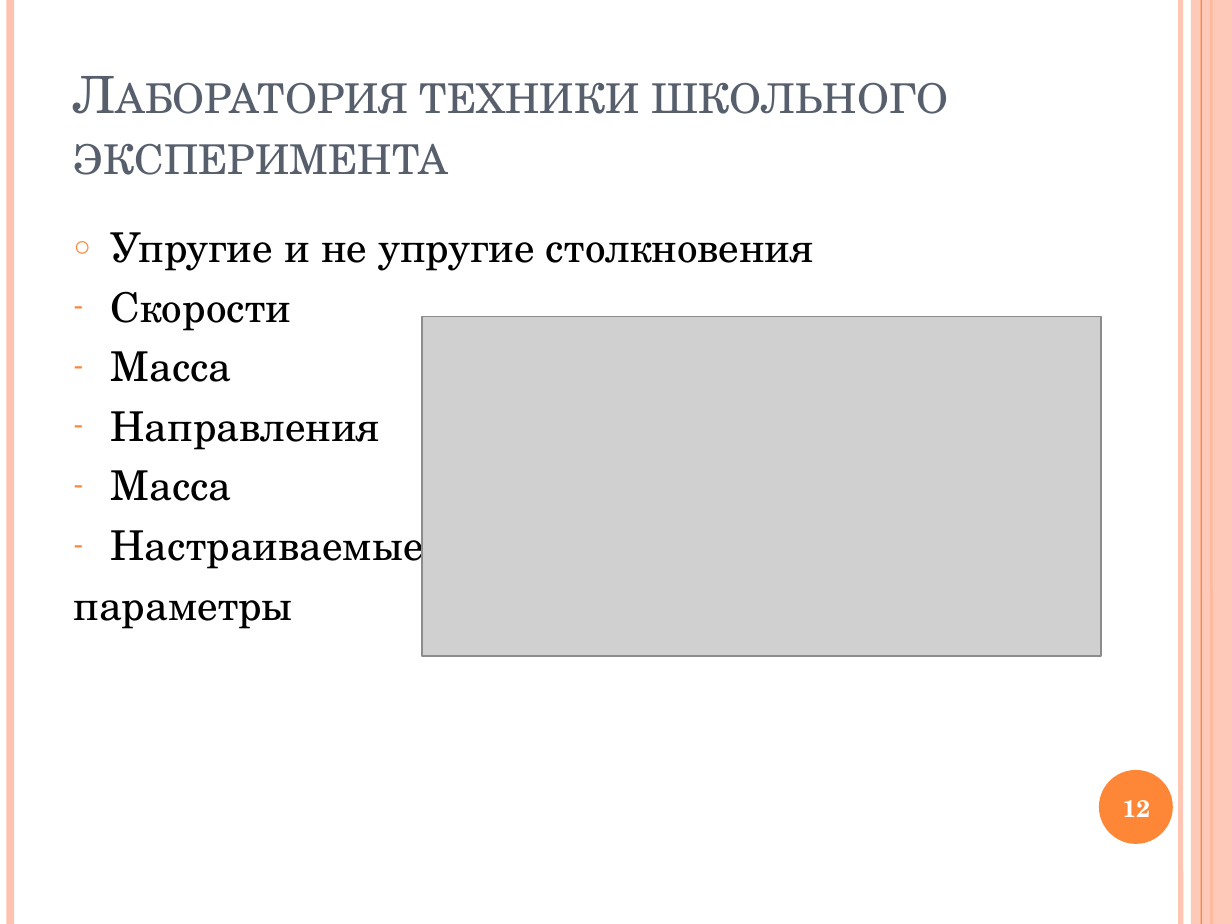
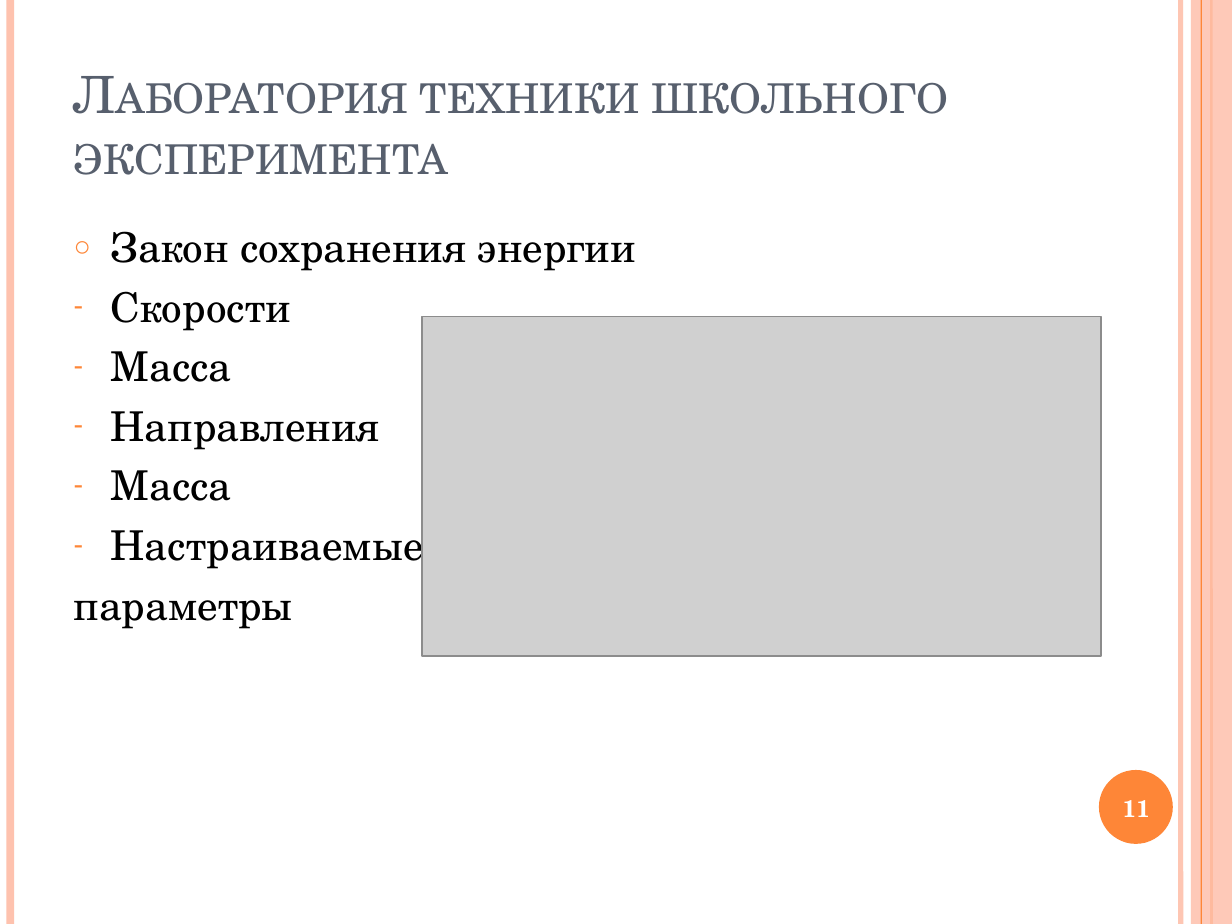
Before and after one commit to VSobolenko/VR-StudyRoom, a slide deck: slide 11 of Диплом - Приложение Unity VR/Презентация.pptx (slide 12 before the commit). Drawn at 1232x924 pixels with LibreOffice and Linux fonts; fonts in the diff are those of the drawing; grey boxes stand for pictures. Boxes give left, top, right and bottom in pixels: in the first picture for what was removed or moved away, otherwise in the second. Text is boxed around its words. In the diff, an @@ line names an element or a change of style, - is before the commit and + after.

```diff
--- a/Диплом - Приложение Unity VR/Презентация.pptx
+++ b/Диплом - Приложение Unity VR/Презентация.pptx
@@ text at <box>111,231,636,271</box>: text changed @@
-○ Упругие и не упругие столкновения
+○ Закон сохранения энергии
@@ page number at <box>1123,800,1151,817</box>: text changed @@
-12
+11
```
Also in this commit, not shown: 4 other slides changed, 7 other files.
